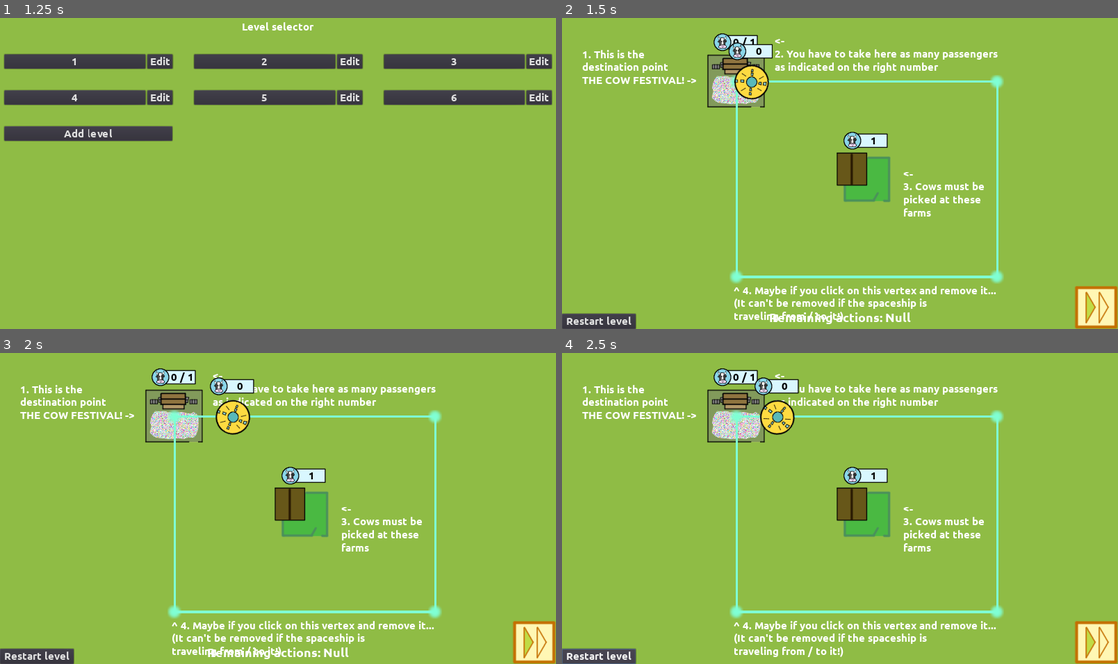
Above: before the commit, frames 1-4 (two rows, left to right).
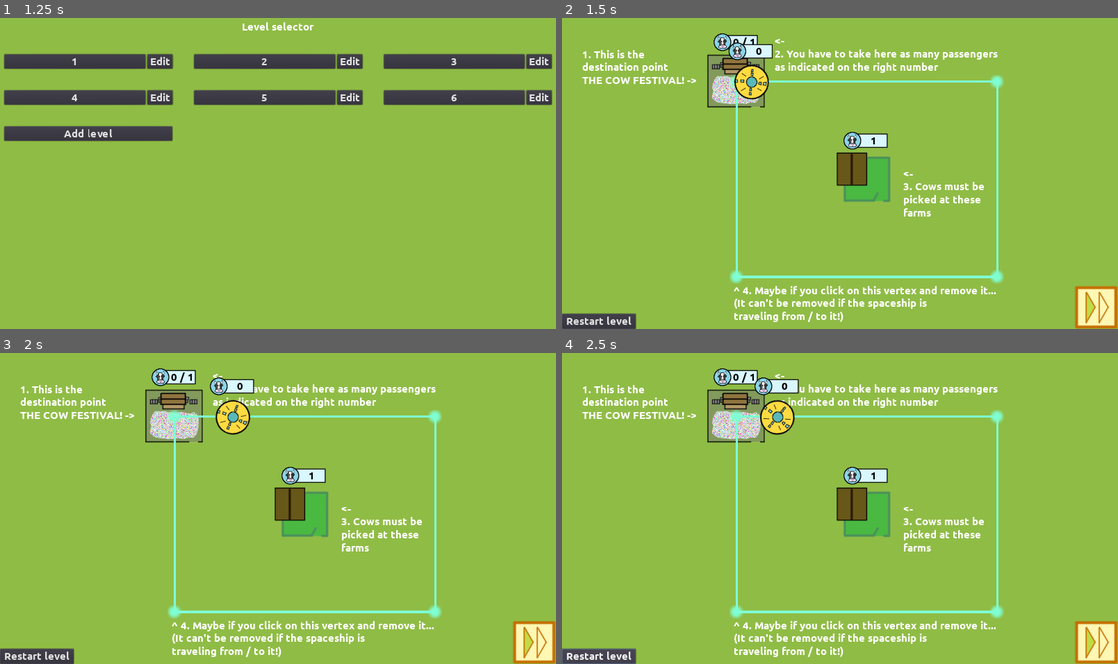
Above: after the commit, the same moments.

Repository: moisesjbc/ufo-taxi
Game: Godot game, scene res://menus/main_menu/main_menu.tscn
Two runs of this game, one before a commit and one after it. Both use one fixed random seed, a clock stepped at 60 frames per second and the inputs below.
Inputs:
- Up to frame 1 (1.25 s): click "Play" at 0.5 s
- Up to frame 2 (1.5 s): click "1" at 1.25 s
- Up to frame 3 (2 s): no input
- Up to frame 4 (2.5 s): click "Restart level" at 2 s

Frame 1 is identical in both runs. In frame 2, 0.3% of the frame differs, in the area x 37-63%, y 94-99%; in frame 3, 0.3%; in frame 4, nothing differs.

Commit message:
Minor fixes when loading / saving actions limit

Diff:
--- a/godot-project/gameplay/main/main.gd
+++ b/godot-project/gameplay/main/main.gd
@@ -14,7 +14,6 @@
 	$gui/restart_level_button.visible = not level_manager.playing_from_level_editor and not edit_mode
 	$gui/return_to_level_editor_button.visible = level_manager.playing_from_level_editor and not edit_mode
 	$gui/fast_foward_button.visible = not edit_mode
-	$gui/remaining_actions_label.visible = not edit_mode
 
 
 func _on_railtrack_warning_added(text):
@@ -31,7 +30,7 @@
 		$destination_area.reset($railtrack.get_node('path'), len(level_manager.pickup_area_positions))
 	else:
 		$destination_area.visible = false
-	$gui/remaining_actions_label.visible = (level_manager.n_remaining_actions != null)
+	$gui/remaining_actions_label.visible = not edit_mode and (level_manager.n_remaining_actions != null)
 
 	instantiate_areas($pickup_areas, level_manager.pickup_area_positions, pickup_area_scene, on_object_selected_target, on_object_selected_callback)
 	instantiate_areas($area_51_areas, level_manager.area_51_positions, area_51_scene, on_object_selected_target, on_object_selected_callback)
--- a/godot-project/level_editor/main/level_editor.gd
+++ b/godot-project/level_editor/main/level_editor.gd
@@ -7,7 +7,7 @@
 	$main.reset_current_level($state_machine/idle, '_on_object_selected')
 	$main/railtrack/path.closed = false
 	$tools_container/object_properties.level_editor = self
-	if level_manager.n_remaining_actions:
+	if level_manager.n_remaining_actions != null:
 		$tools_container/actions_limit_container/actions_limit_input.value = level_manager.n_remaining_actions
 	get_node('tools_container').get_node('object_properties').set_current_object(null)
 
